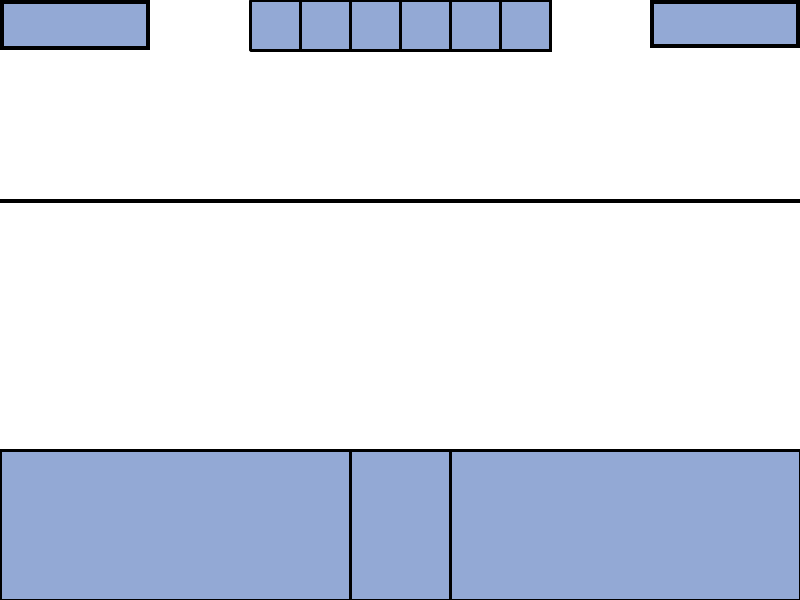
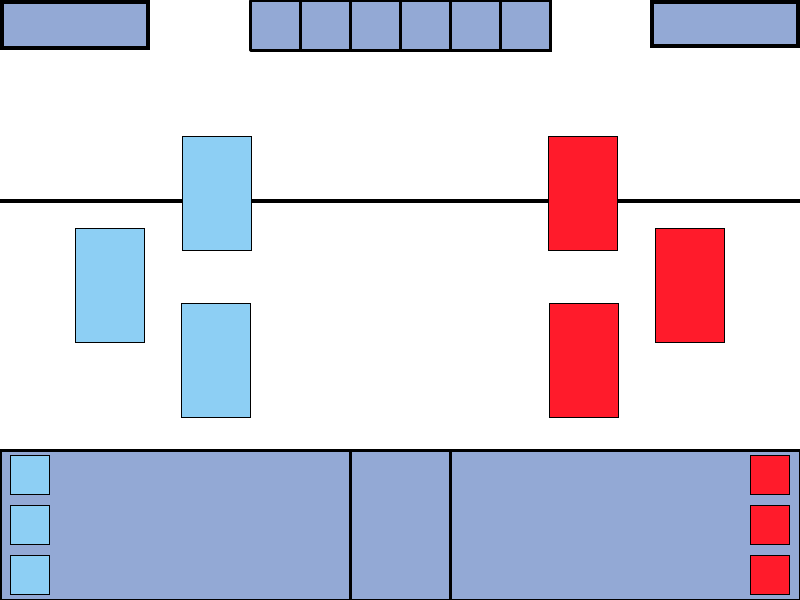
Layers edited between the first and the second w=800, h=600 image:
showed group "Fighting" (9 layers) over left=75, top=136, right=725, bottom=418
showed group "Status" (1st of 5, in "Game_ui_Screen v0.04") (8 layers) over left=10, top=455, right=790, bottom=595
